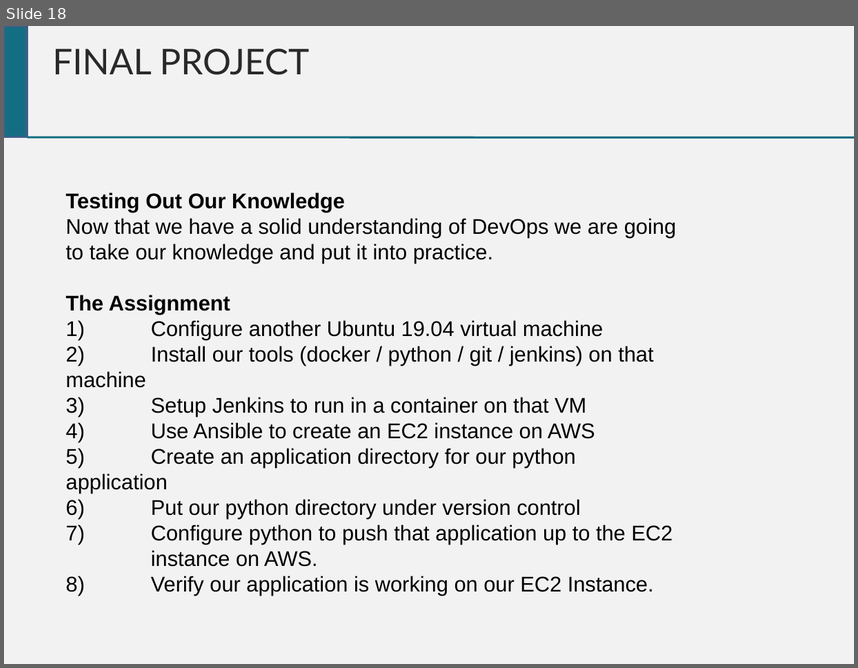
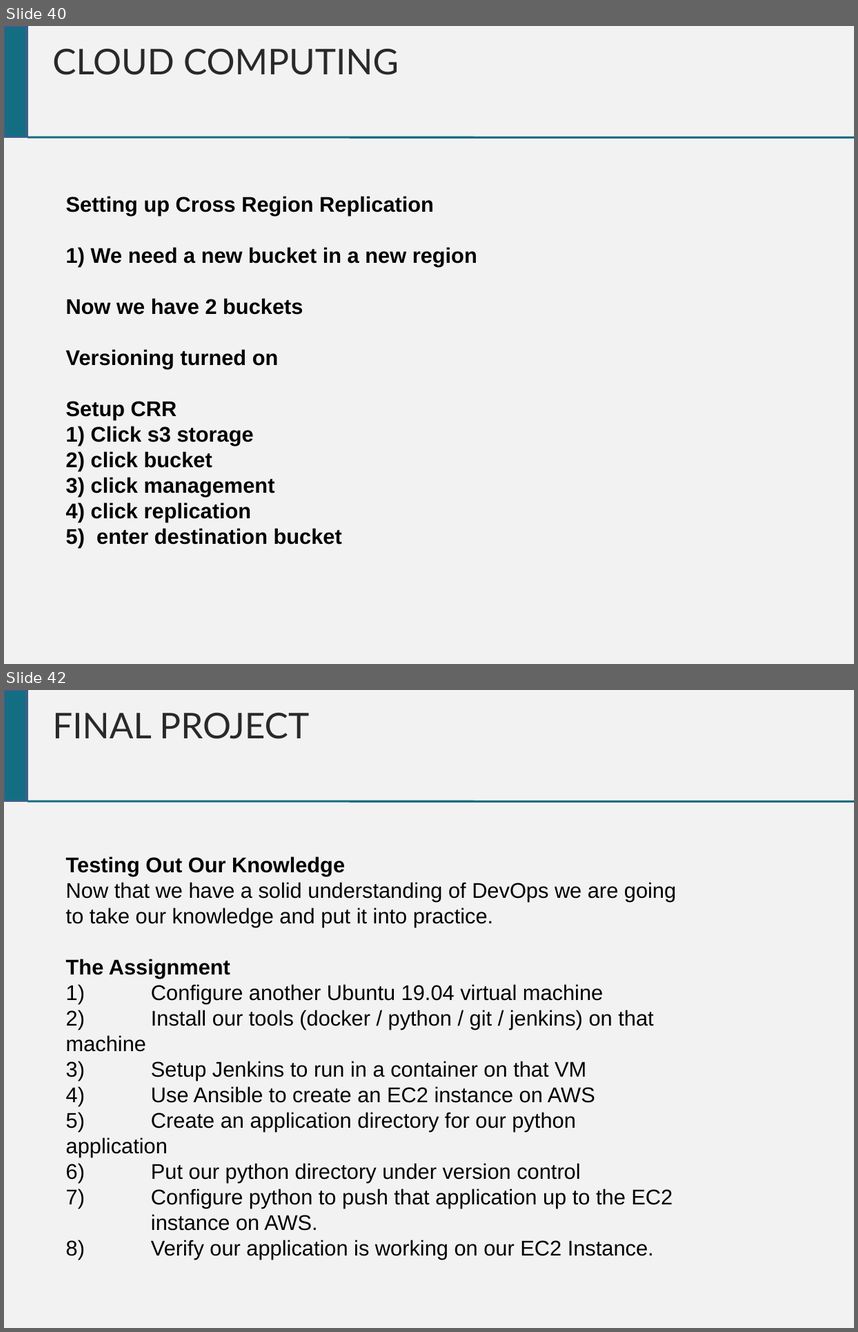
Before and after one commit to chrisgauthier742018/devopscourse, a slide deck: Dev Ops Course.pptx. Shown one above the other, each under a label of ours: slide 18 before the commit, slides 40 and 42 after it; the slides between them are not shown. The pictures are 858x668 and 858x1332 pixels, drawn with LibreOffice and Linux fonts; fonts in the diff are those of the drawing. Boxes give left, top, right and bottom in pixels: in the first picture for what was removed or moved away, otherwise in the second. Text is boxed around its words. In the diff, an @@ line names an element or a change of style, - is before the commit and + after.

Commit message:
More work on Cloud Computing Section

```diff
--- a/Dev Ops Course.pptx
+++ b/Dev Ops Course.pptx
@@ slide 40 added at [4, 26, 854, 664], background #F2F2F2 @@
@@ rectangle added at [4, 26, 27, 136], fill #146E83, outline #3A5F8C 2 pt @@
@@ text added at [52, 49, 399, 75], 30 pt, text #292929 @@
+CLOUD COMPUTING
@@ line added from (27, 137) to (854, 137), #146E83 1.76 pt @@
@@ text added at [66, 196, 477, 547], 18 pt, text #000000, bold @@
+Setting up Cross Region Replication
+1) We need a new bucket in a new region
+Now we have 2 buckets
+Versioning turned on
+Setup CRR
+1) Click s3 storage
+2) click bucket
+3) click management
+4) click replication
+5) enter destination bucket
@@ what was slide 18 is now slide 42 @@
```
Also in this commit, not shown: 4 slides changed, 23 other slides added.
